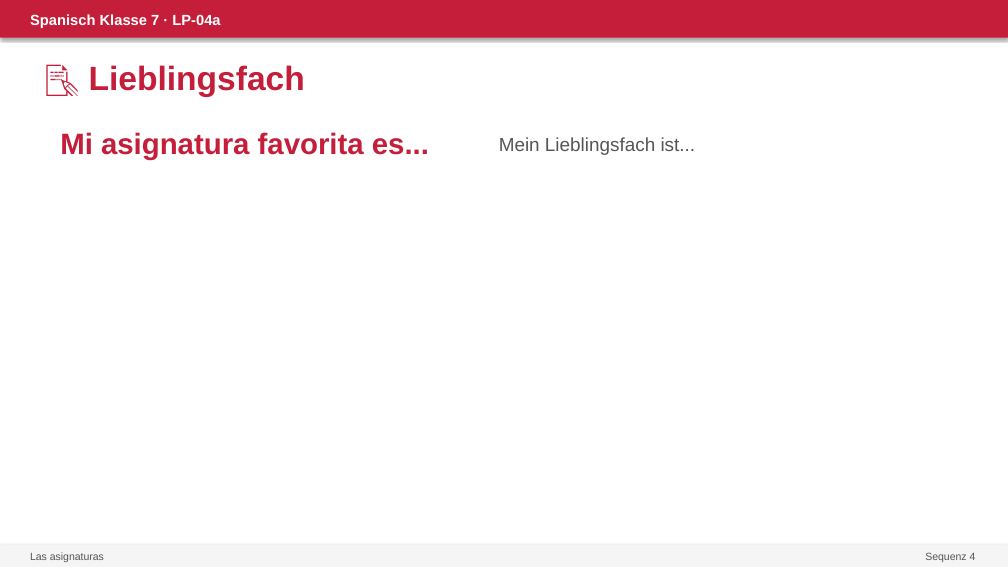
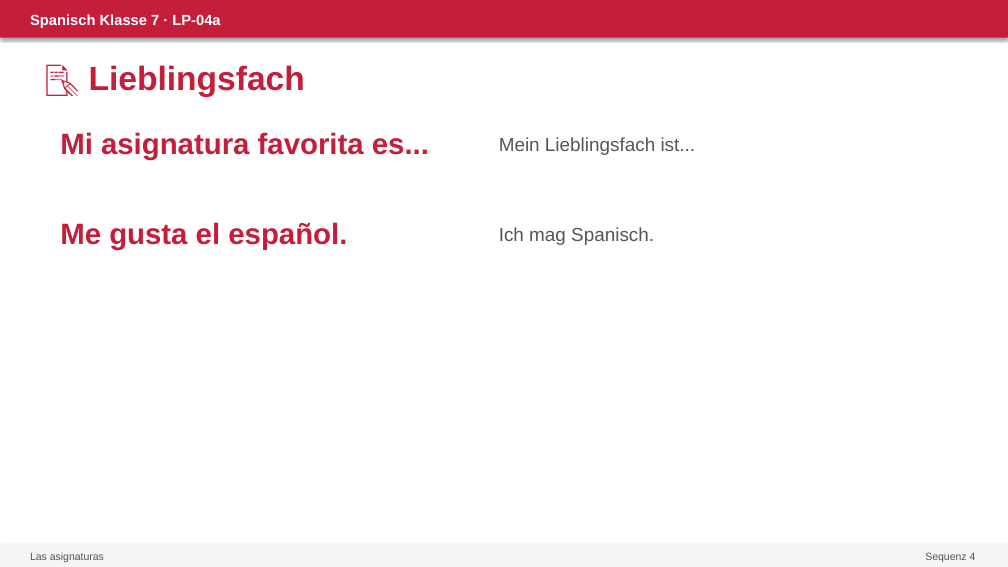
Before and after one commit to devbox42/sciencesim, a slide deck: slide 6 of projects/spanisch/kl07/sequenz-04-colegio/04a-asignaturas/PPT-04a.pptx (slide 4 before the commit). Drawn at 1008x567 pixels with LibreOffice and Linux fonts; fonts in the diff are those of the drawing. Boxes give left, top, right and bottom in pixels: in the first picture for what was removed or moved away, otherwise in the second. Text is boxed around its words. In the diff, an @@ line names an element or a change of style, - is before the commit and + after.

```diff
--- a/projects/spanisch/kl07/sequenz-04-colegio/04a-asignaturas/PPT-04a.pptx
+++ b/projects/spanisch/kl07/sequenz-04-colegio/04a-asignaturas/PPT-04a.pptx
@@ text added at (x1=60, y1=222, x2=347, y2=250), 28 pt, text #C41E3A, bold @@
+Me gusta el español.
@@ text added at (x1=499, y1=227, x2=654, y2=245), 18 pt, text #555555 @@
+Ich mag Spanisch.
```
Also in this commit, not shown: 3 other slides changed, 9 slides added, 32 other files.
